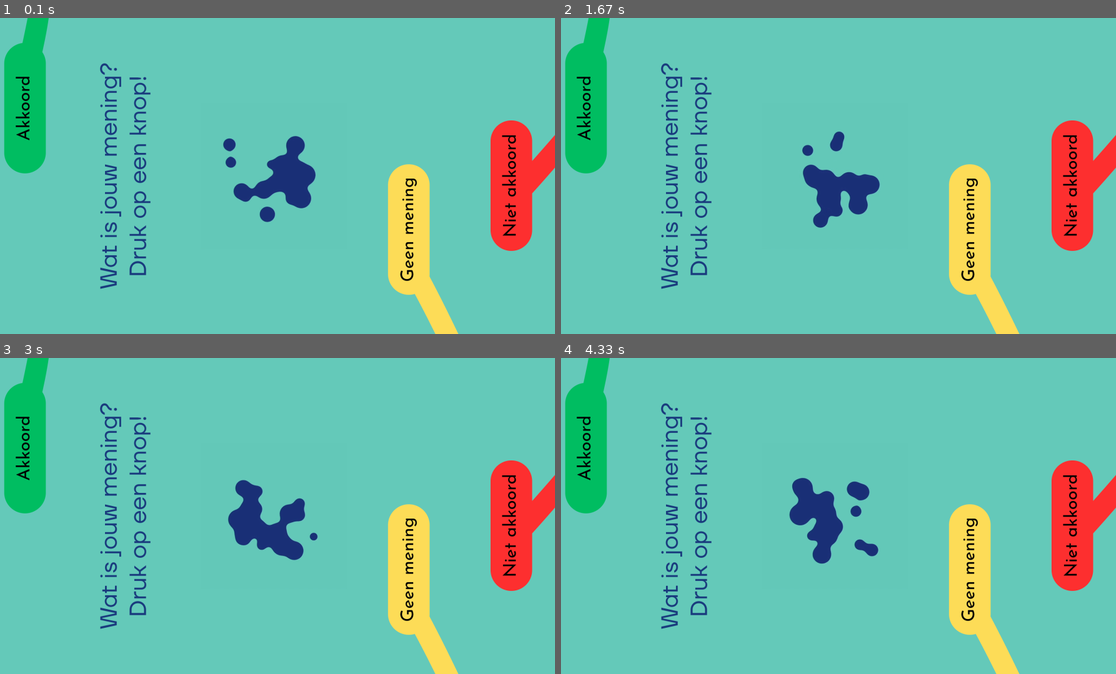
Above: before the commit, frames 1-4 (two rows, left to right).
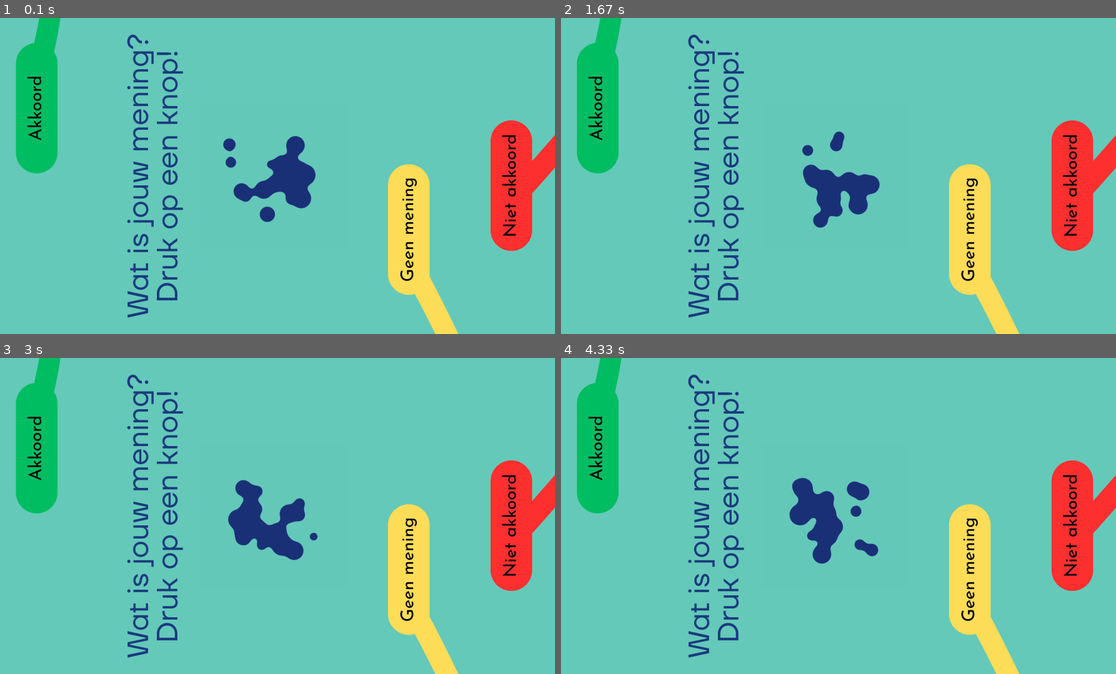
Above: after the commit, the same moments.

Repository: basbaccarne/comon_expo
Game: pygame game, started from src/main.py
Same seed, same stepped clock (60 frames per second), same inputs: the game is played once before the commit and once after it.
Inputs:
- Up to frame 1 (0.1 s): no input
- Up to frame 2 (1.67 s): no input
- Up to frame 3 (3 s): no input
- Up to frame 4 (4.33 s): no input

The runs differ from the first frame. In frame 1, 5.5% of the frame differs, in the area x 0-33%, y 0-95%; in frame 2, 5.5%; in frame 3, 5.5%; in frame 4, 5.5%.

Commit message:
position change

Diff:
--- a/src/main.py
+++ b/src/main.py
@@ -76,7 +76,7 @@
 RED = (255, 49, 49)
 GREEN = (0, 191, 98)
 YELLOW = (255, 222, 89)
-FONT = pygame.font.Font(FONT_PATH, 80)
+FONT = pygame.font.Font(FONT_PATH, 100)
 RESCALE_VIDEO = (500,500)
 pygame.mouse.set_visible(False)
 
@@ -171,8 +171,8 @@
     """Display the main question screen"""
 
     # text scene 1 (instructies)
-    text_position1 = (400, SCREEN_HEIGHT // 2)
-    text_position2 = (500, SCREEN_HEIGHT // 2)
+    text_position1 = (500, SCREEN_HEIGHT // 2)
+    text_position2 = (600, SCREEN_HEIGHT // 2)
     line1 = FONT.render("Wat is jouw mening?", True, DARKBLUE)
     line2 = FONT.render("Druk op een knop!", True, DARKBLUE)
     rotated_line1 = pygame.transform.rotate(line1, 90)
@@ -183,7 +183,7 @@
     screen.blit(rotated_line2, line2_rect)
 
     # end of the lines pngs
-    position_green_line = (40, 0)
+    position_green_line = (80, 0)
     position_red_line = (1700, 280)
     position_yellow_line = (1380, 800)
     screen.blit(line_green, position_green_line)
@@ -191,7 +191,7 @@
     screen.blit(line_yellow, position_yellow_line)
 
     # vote choice pngs
-    position_akkooord = (40, 85)
+    position_akkooord = (80, 85)
     position_niet_akkooord = (1700, 350)
     position_geen_mening = (1350, 500)
     screen.blit(akkoord, position_akkooord)
